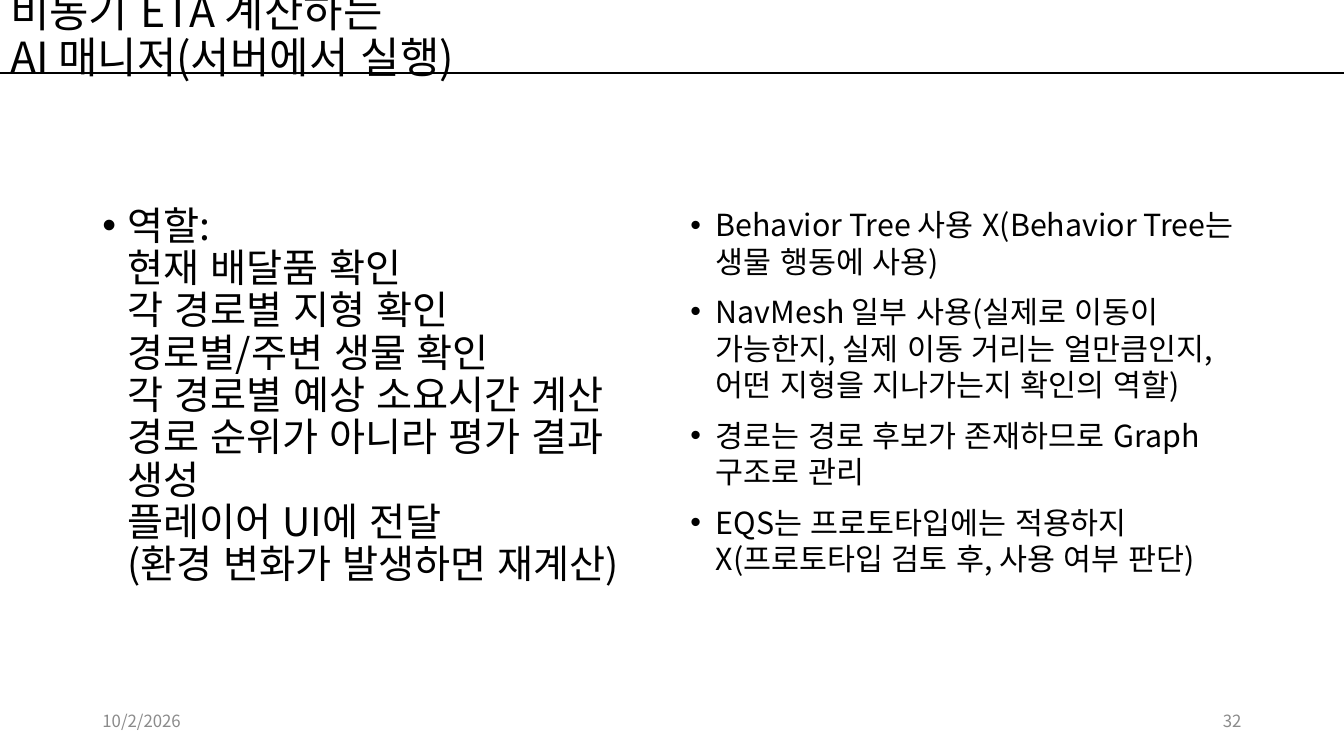
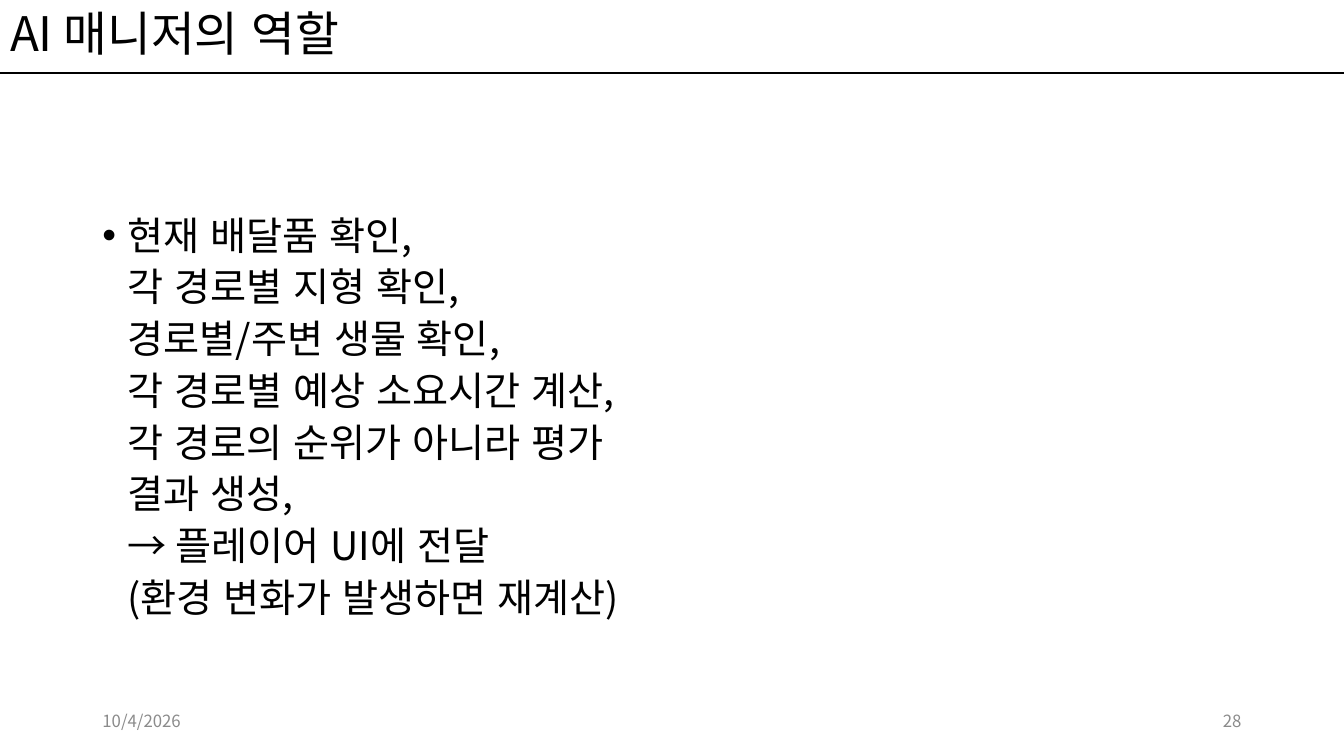
Before and after one commit to kwakyerin/2026_Graduation_Project, a slide deck: slide 28 of documents/HyunahKwon/design/designing/for_teammates/프로토타입_기획.pptx (slide 32 before the commit). Drawn at 1344x756 pixels with LibreOffice and Linux fonts; fonts in the diff are those of the drawing. Boxes give left, top, right and bottom in pixels: in the first picture for what was removed or moved away, otherwise in the second. Text is boxed around its words. In the diff, an @@ line names an element or a change of style, - is before the commit and + after.

Commit message:
프로토타입 기획서 가독성 증가 및 일부 수정

```diff
--- a/documents/HyunahKwon/design/designing/for_teammates/프로토타입_기획.pptx
+++ b/documents/HyunahKwon/design/designing/for_teammates/프로토타입_기획.pptx
@@ title at [10, 11, 340, 55]: text changed; size 30.6 to 34 pt @@
-비동기 ETA 계산하는
-AI 매니저(서버에서 실행)
+AI 매니저의 역할
@@ text at [128, 217, 619, 620]: text changed @@
-• 역할:
-  현재 배달품 확인
-  각 경로별 지형 확인
-  경로별/주변 생물 확인
-  각 경로별 예상 소요시간 계산
-  경로 순위가 아니라 평가 결과 생성
-  플레이어 UI에 전달
-  (환경 변화가 발생하면 재계산)
+• 현재 배달품 확인,
+  각 경로별 지형 확인,
+  경로별/주변 생물 확인,
+  각 경로별 예상 소요시간 계산,
+  각 경로의 순위가 아니라 평가 결과 생성,
+  → 플레이어 UI에 전달
+  (환경 변화가 발생하면 재계산)
@@ text removed at [716, 211, 1234, 576] @@
-• Behavior Tree 사용 X(Behavior Tree는 생물 행동에 사용)
-• NavMesh 일부 사용(실제로 이동이 가능한지, 실제 이동 거리는 얼만큼인지, 어떤 지형을 지나가는지 확인의 역할)
-• 경로는 경로 후보가 존재하므로 Graph 구조로 관리
-• EQS는 프로토타입에는 적용하지 X(프로토타입 검토 후, 사용 여부 판단)
@@ text at [102, 714, 180, 730]: text changed @@
-10/2/2026
+10/4/2026
@@ page number at [1223, 714, 1242, 727]: text changed @@
-32
+28
```
Also in this commit, not shown: 33 other slides changed, 1 slide added.
